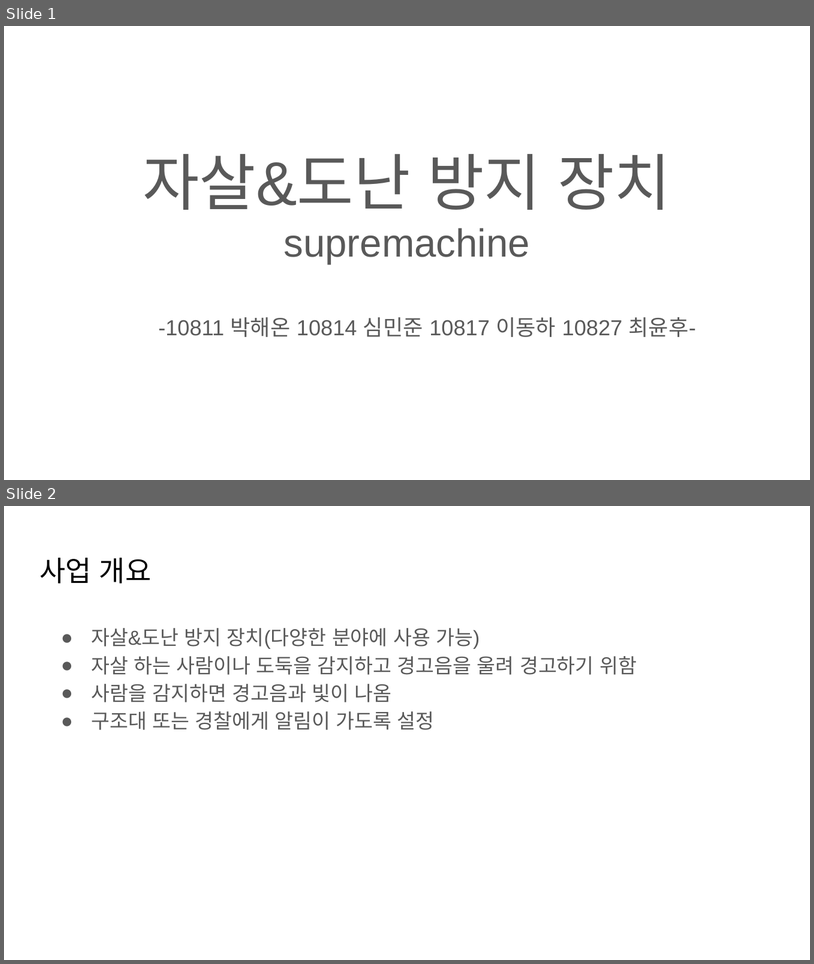
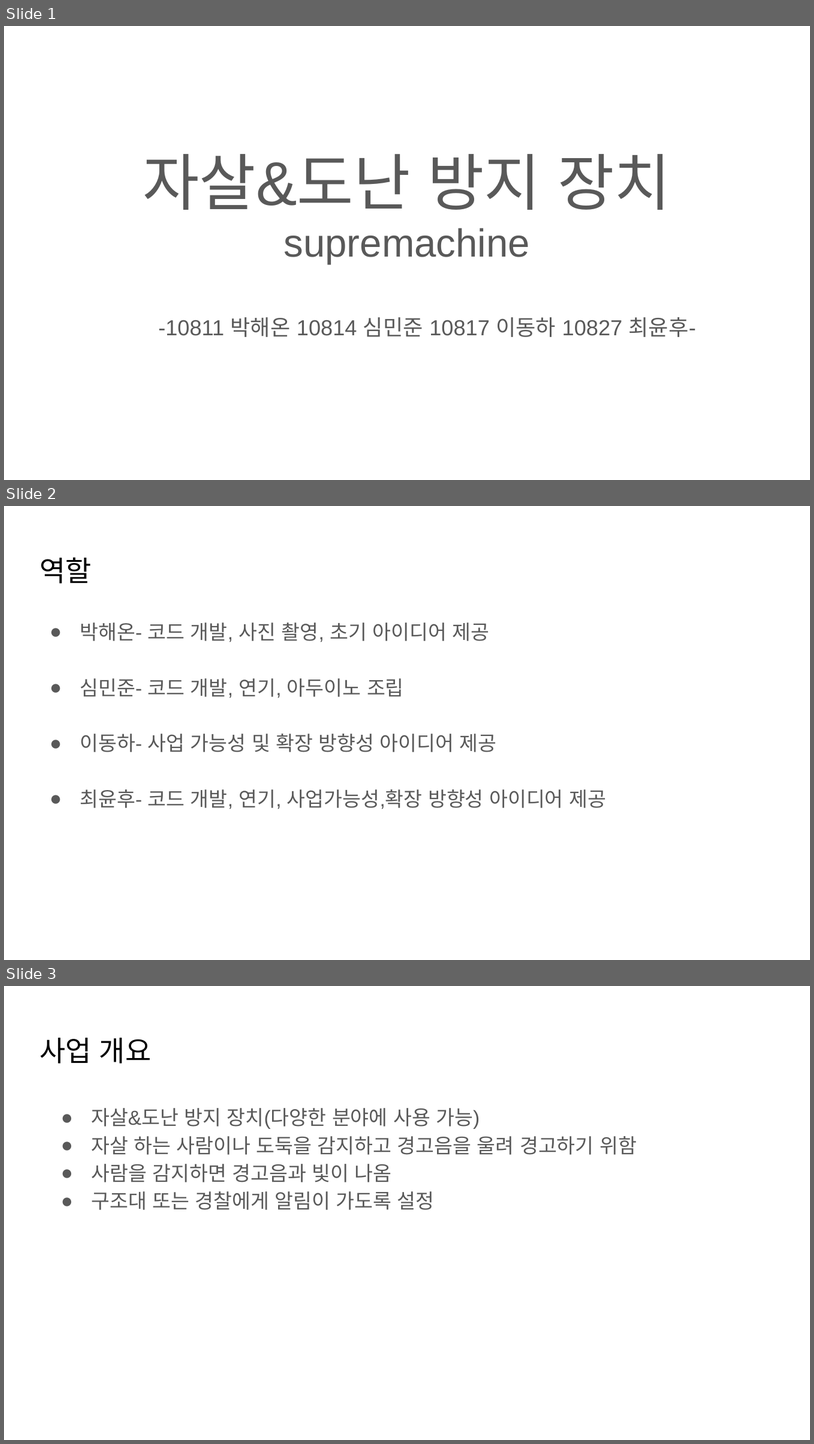
Before and after one commit to chwa8426/supremachine, a slide deck: 개꼴리는 심민준팀(10811,10814,10817,10827).pptx. Shown one above the other, each under a label of ours: slides 1 and 2 before the commit, slides 1, 2 and 3 after it. The pictures are 814x964 and 814x1444 pixels, drawn with LibreOffice and Linux fonts; fonts in the diff are those of the drawing. Boxes give left, top, right and bottom in pixels: in the first picture for what was removed or moved away, otherwise in the second. Text is boxed around its words. In the diff, an @@ line names an element or a change of style, - is before the commit and + after.

```diff
--- a/개꼴리는 심민준팀(10811,10814,10817,10827).pptx
+++ b/개꼴리는 심민준팀(10811,10814,10817,10827).pptx
@@ slide 2 added at [4,506,810,960], background #FFFFFF @@
@@ title added at [39,557,92,583], 25.2 pt, text #000000 @@
+역할
@@ text added at [80,622,606,809], 18 pt, text #595959 @@
+● 박해온- 코드 개발, 사진 촬영, 초기 아이디어 제공
+● 심민준- 코드 개발, 연기, 아두이노 조립
+● 이동하- 사업 가능성 및 확장 방향성 아이디어 제공
+● 최윤후- 코드 개발, 연기, 사업가능성,확장 방향성 아이디어 제공
@@ what was slide 2 is now slide 3 @@
```
